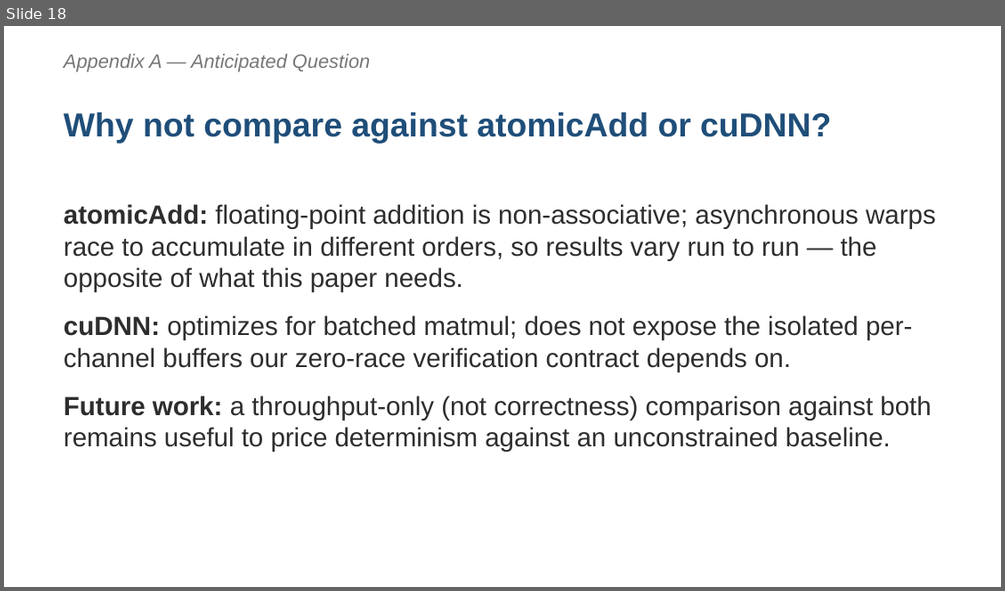
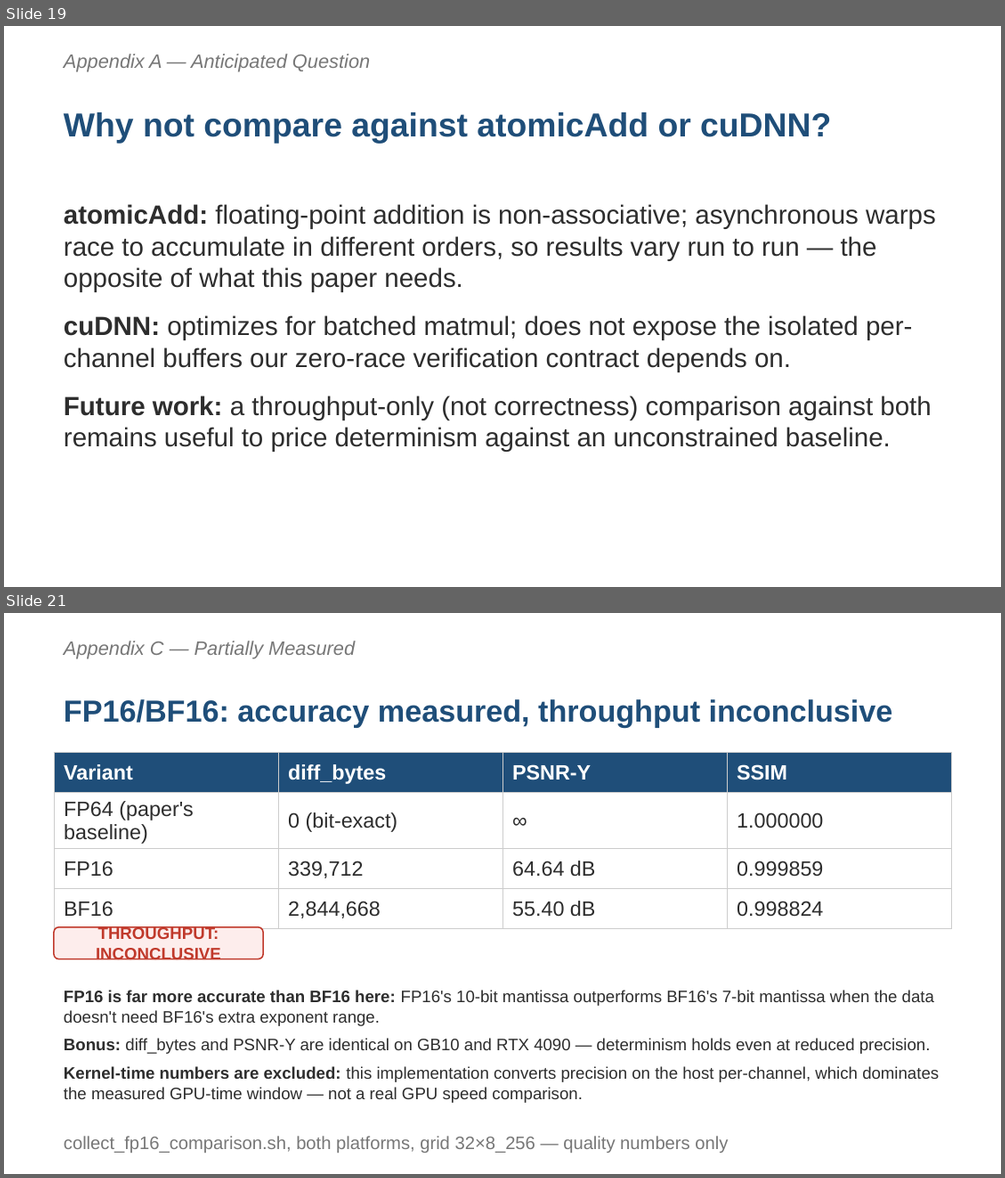
Before and after one commit to dhank77/paper-conf, a slide deck: newpaper/presentation/itis_presentation.pptx. Shown one above the other, each under a label of ours: slide 18 before the commit, slides 19 and 21 after it; the slides between them are not shown. The pictures are 1005x591 and 1005x1178 pixels, drawn with LibreOffice and Linux fonts; fonts in the diff are those of the drawing. Boxes give left, top, right and bottom in pixels: in the first picture for what was removed or moved away, otherwise in the second. Text is boxed around its words. In the diff, an @@ line names an element or a change of style, - is before the commit and + after.

```diff
--- a/newpaper/presentation/itis_presentation.pptx
+++ b/newpaper/presentation/itis_presentation.pptx
@@ slide 21 added at <box>4,613,1001,1174</box>, background #FFFFFF @@
@@ text added at <box>64,641,355,659</box>, 14 pt, text #777777, italic @@
+Appendix C — Partially Measured
@@ text added at <box>64,699,893,728</box>, 22 pt, text #1F4E79, bold @@
+FP16/BF16: accuracy measured, throughput inconclusive
@@ table added at <box>54,753,951,922</box>, 4 rows, 4 columns @@
+Variant | diff_bytes | PSNR-Y | SSIM
+FP64 (paper's baseline) | 0 (bit-exact) | ∞ | 1.000000
+FP16 | 339,712 | 64.64 dB | 0.999859
+BF16 | 2,844,668 | 55.40 dB | 0.998824
@@ rounded rectangle added at <box>54,927,263,959</box>, fill #FDEDEC, outline #C0392B 1 pt @@
@@ text added at <box>96,926,221,960</box>, 12 pt, text #C0392B, bold @@
+THROUGHPUT: INCONCLUSIVE
@@ text added at <box>64,989,938,1103</box>, 12 pt, text #2D2D2D @@
+• FP16 is far more accurate than BF16 here: FP16's 10-bit mantissa outperforms BF16's 7-bit mantissa when the data doesn't need BF16's extra exponent range.
+Bonus: diff_bytes and PSNR-Y are identical on GB10 and RTX 4090 — determinism holds even at reduced precision.
+Kernel-time numbers are excluded: this implementation converts precision on the host per-channel, which dominates the measured GPU-time window — not a real GPU speed comparison.
@@ text added at <box>64,1135,728,1152</box>, 13 pt, text #777777 @@
+collect_fp16_comparison.sh, both platforms, grid 32×8_256 — quality numbers only
@@ what was slide 18 is now slide 19 @@
```
Also in this commit, not shown: 4 slides changed, 3 other slides added, 3 slides removed, 1 other file.
